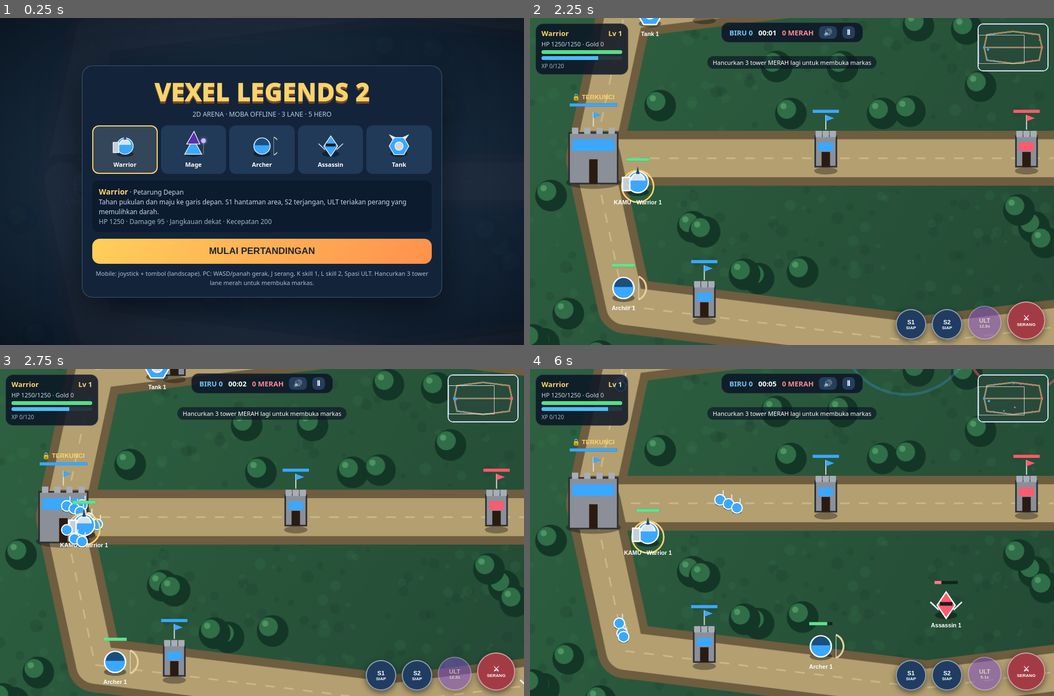
Above: before the commit, frames 1-4 (two rows, left to right).
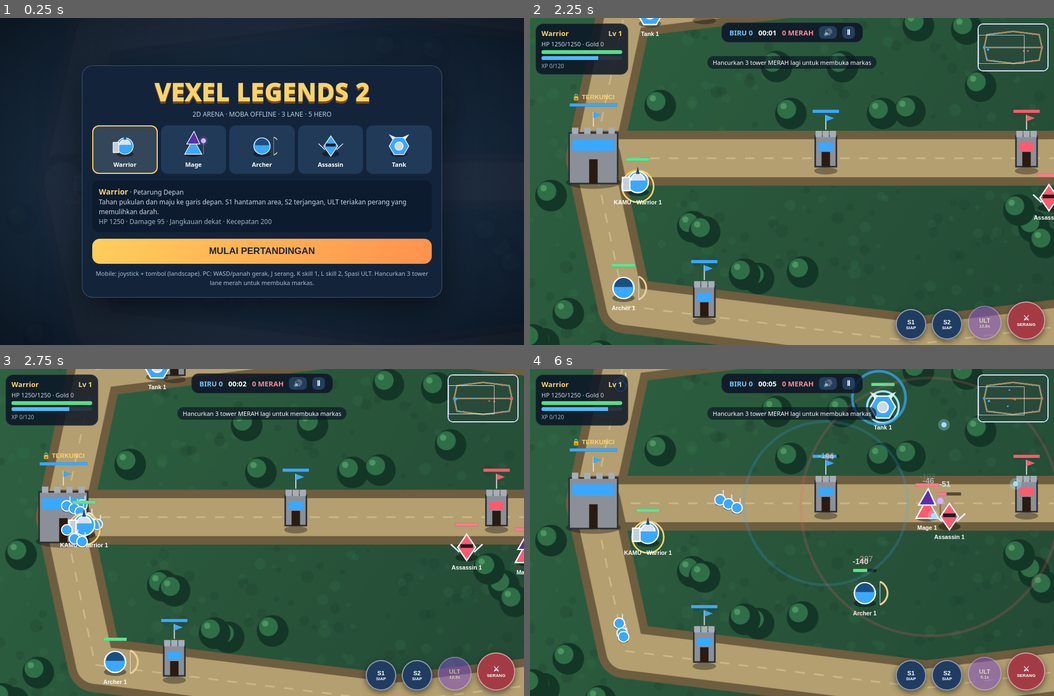
Above: after the commit, the same moments.

Repository: vexelkang-cell/gamepai
Game: browser game, page games/vexel-legend-2-arena/index.html
Two runs of this game, one before a commit and one after it. Both use one fixed random seed, a clock stepped at 60 frames per second and the inputs below.
Inputs:
- Up to frame 1 (0.25 s): no input
- Up to frame 2 (2.25 s): click "MULAI PERTANDINGAN" at 0.27 s; hold Right 1.03-1.53 s; tap Space at 1.1, 1.6, 2.1 s; hold Down 1.58-1.85 s; hold Left from 1.9 s (still down)
- Up to frame 3 (2.75 s): release Left at 2.47 s; hold Up from 2.52 s (still down); tap Space at 2.6 s
- Up to frame 4 (6 s): release Up at 2.82 s; hold Right 2.87-3.53 s; tap Space every 0.5 s from 3.1 to 5.6 s; hold Up 3.58-3.82 s; hold Left 3.87-4.3 s; hold Down 4.35-4.68 s; hold Right 4.73-5.23 s; hold Down 5.28-5.55 s; hold Left from 5.6 s (still down)

Frame 1 is identical in both runs. In frame 2, 0.3% of the frame differs, in the area x 94-100%, y 6-62%; in frame 3, 0.5%; in frame 4, 4.6%, in the area x 40-100%, y 0-92%.

Commit message:
Improve enemy hero tower siege decision-making

Diff:
--- a/games/vexel-legend-2-arena/index.html
+++ b/games/vexel-legend-2-arena/index.html
@@ -207,9 +207,12 @@
   const tw=enemyTower.s,td=enemyTower.d;
   const targetUnderTower=!!(target&&dist(target,tw)<tw.rng+45);
   const alliedMinions=U.filter(v=>!v.dead&&!v.hero&&v.team==='red'&&dist(v,tw)<tw.rng+85).length;
+  // Tower sedang sibuk bila tidak mengunci hero ini, termasuk saat menembaki minion atau hero kawan.
+  const towerVictim=near(enemies('blue'),tw,tw.rng);
+  const towerDistracted=!towerVictim||towerVictim!==h;
   const enteringDanger=td<tw.rng+95&&(td<tw.rng+35||targetUnderTower);
-  // Tunggu gelombang minion menjadi tameng sebelum maju menyerang tower.
-  if(enteringDanger&&alliedMinions===0){
+  // Jangan masuk zona tower sendirian jika tower justru sedang mengunci hero ini.
+  if(enteringDanger&&alliedMinions===0&&!towerDistracted){
    h.aiTarget=null;
    if(hp<.52)h.retreating=true;
    if(h.retreating){
@@ -222,6 +225,14 @@
    const safe=tw.rng+105;
    steerHero(h,tw.x+dx/len*safe,tw.y+dy/len*safe,dt);
    return;
+  }
+  // Manfaatkan kesempatan mengepung tower saat tower sedang menembaki minion atau hero kawan.
+  if(towerDistracted&&(!target||dist(target,h)>330)){
+   h.aiTarget=null;
+   if(td<=h.rng+22){stopHero(h,dt);strike(h,tw);return}
+   if(td<tw.rng+115||alliedMinions>0||!towerVictim){
+    steerHero(h,tw.x,tw.y,dt);return;
+   }
   }
  }
  // Tim merah memakai heal dan shield lebih disiplin agar tidak mudah tumbang.
